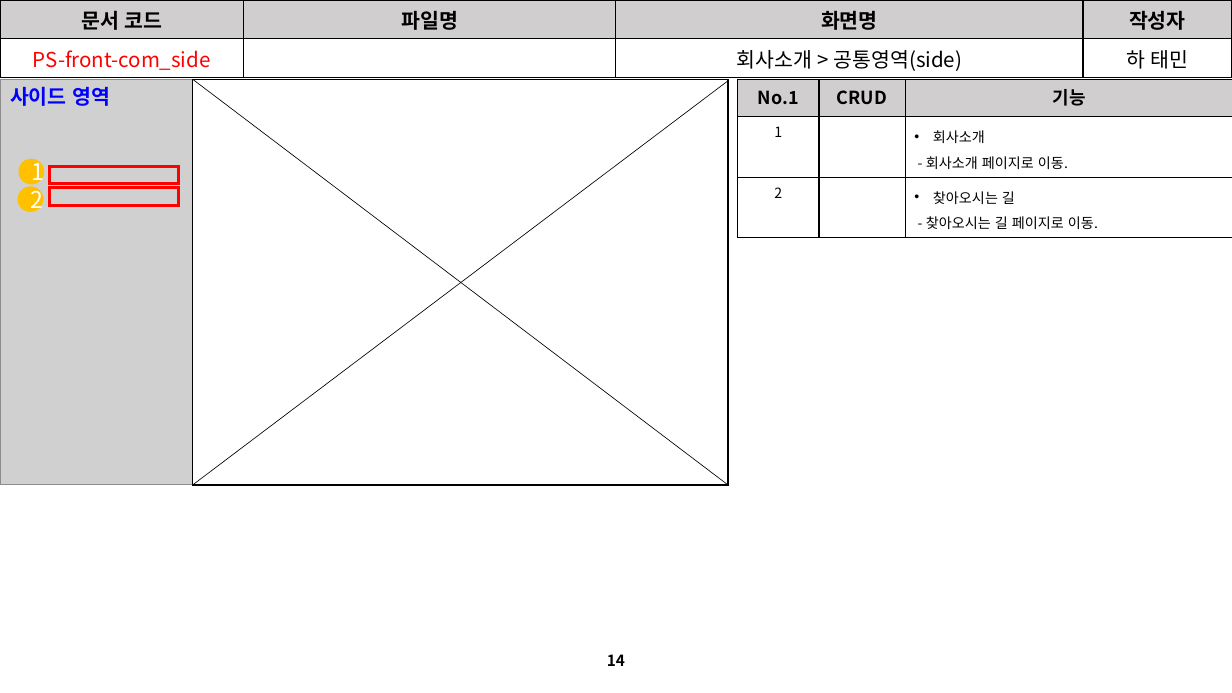
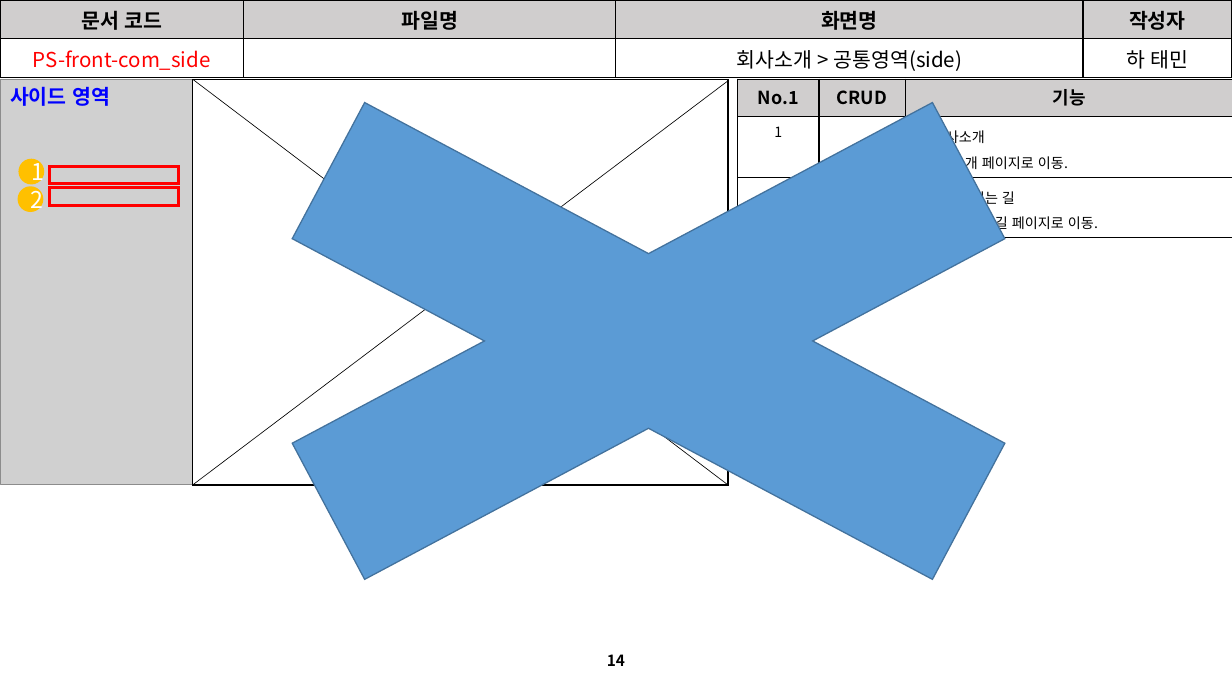
Before and after one commit to David-Ha-1217/Publisher_Portfolio, a slide deck: slide 14 of Documents/진행(변경)사항.pptx. Drawn at 1232x693 pixels with LibreOffice and Linux fonts; fonts in the diff are those of the drawing; grey boxes stand for pictures. Boxes give left, top, right and bottom in pixels: in the first picture for what was removed or moved away, otherwise in the second. Text is boxed around its words. In the diff, an @@ line names an element or a change of style, - is before the commit and + after.

```diff
--- a/Documents/진행(변경)사항.pptx
+++ b/Documents/진행(변경)사항.pptx
@@ cross added at (32, 13, 1232, 669), fill #5B9BD5, outline #43739E 1 pt @@
```
Also in this commit, not shown: 8 other slides changed, 45 other files.
